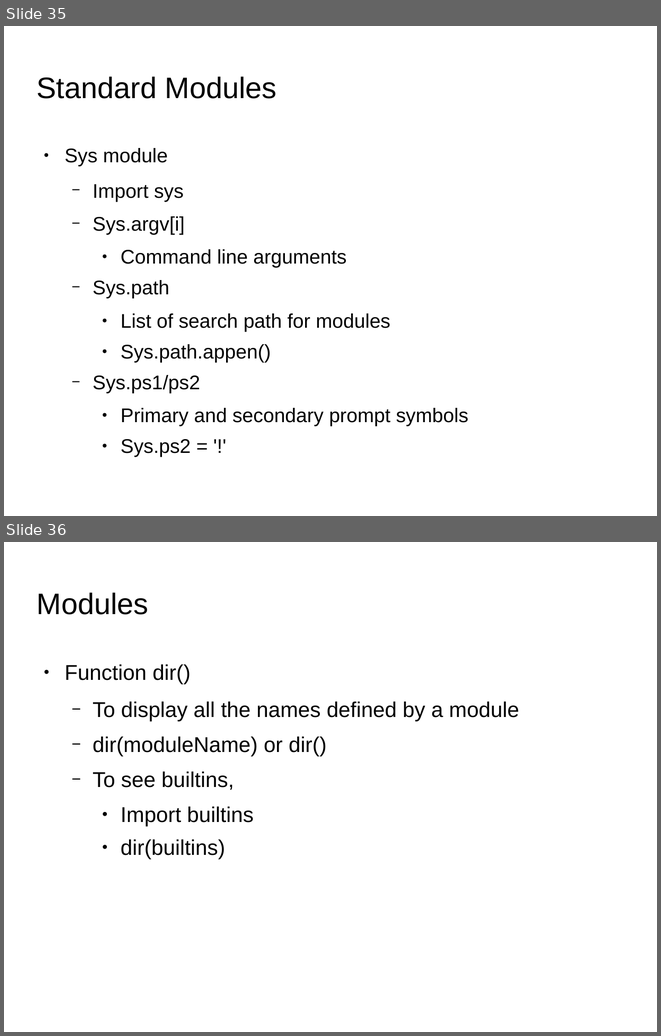
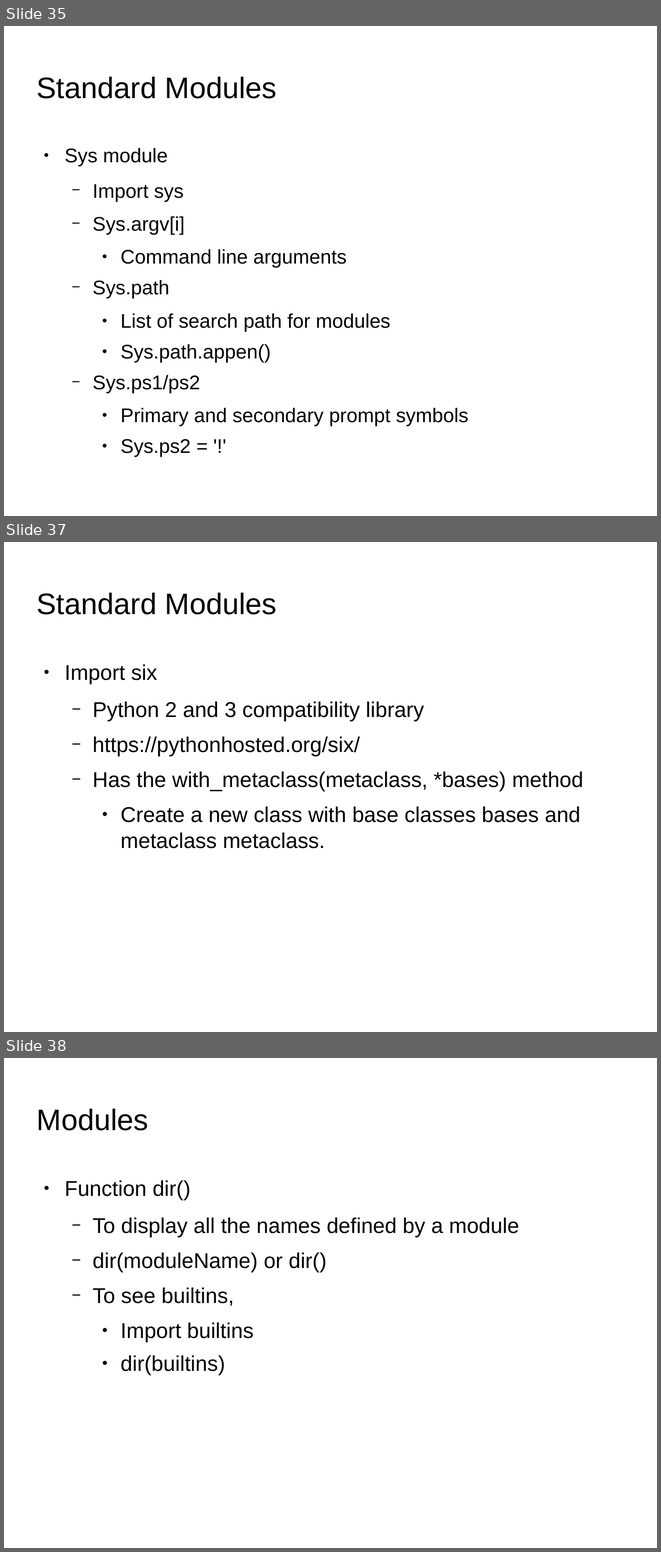
Before and after one commit to shikha-desai/Internship_PreWork, a slide deck: Python/Python_Notes.odp. Shown one above the other, each under a label of ours: slides 35 and 36 before the commit, slides 35, 37 and 38 after it; the slides between them are not shown. The pictures are 661x1036 and 661x1552 pixels, drawn with LibreOffice and Linux fonts; fonts in the diff are those of the drawing; background and template pictures are left out. Boxes give left, top, right and bottom in pixels: in the first picture for what was removed or moved away, otherwise in the second. Text is boxed around its words. In the diff, an @@ line names an element or a change of style, - is before the commit and + after.

```diff
--- a/Python/Python_Notes.odp
+++ b/Python/Python_Notes.odp
@@ slide 37 added at <box>4,542,657,1032</box>, background picture (left out) @@
@@ title added at <box>37,592,277,615</box>, 36 pt, text #000000 @@
+Standard Modules
@@ text added at <box>64,664,584,848</box>, 26 pt, text #000000 @@
+● Import six
+  − Python 2 and 3 compatibility library
+  − https://pythonhosted.org/six/
+  − Has the with_metaclass(metaclass, *bases) method
+    ● Create a new class with base classes bases and metaclass metaclass.
@@ what was slide 36 is now slide 38 @@
```
Also in this commit, not shown: 1 slide changed, 4 other slides added, 4 other files.
